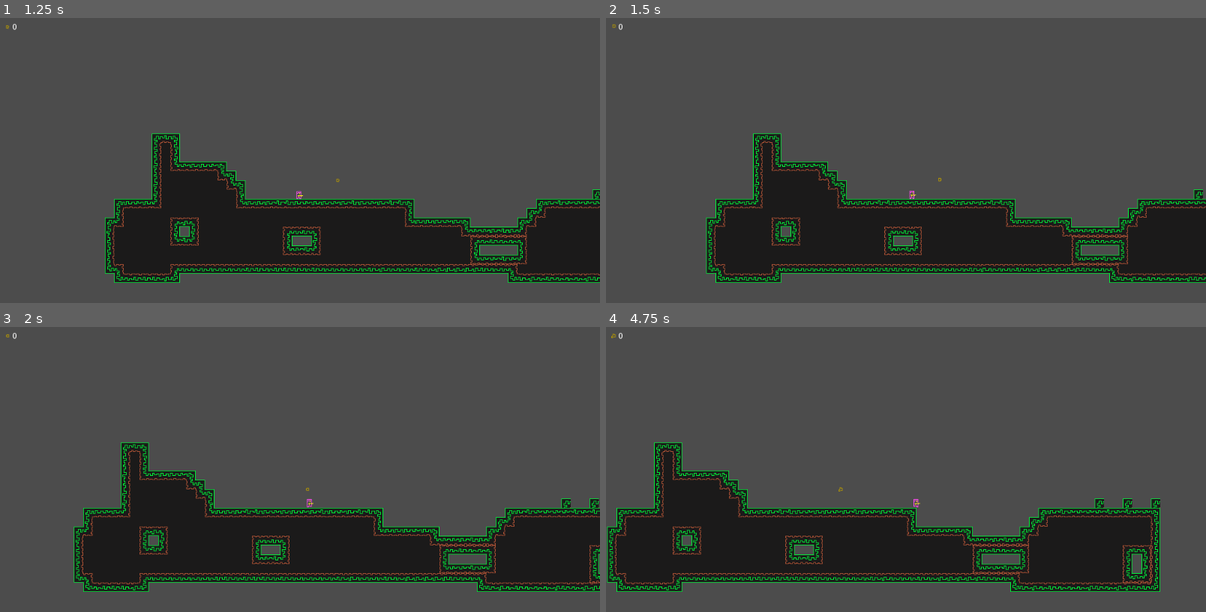
Above: before the commit, frames 1-4 (two rows, left to right).
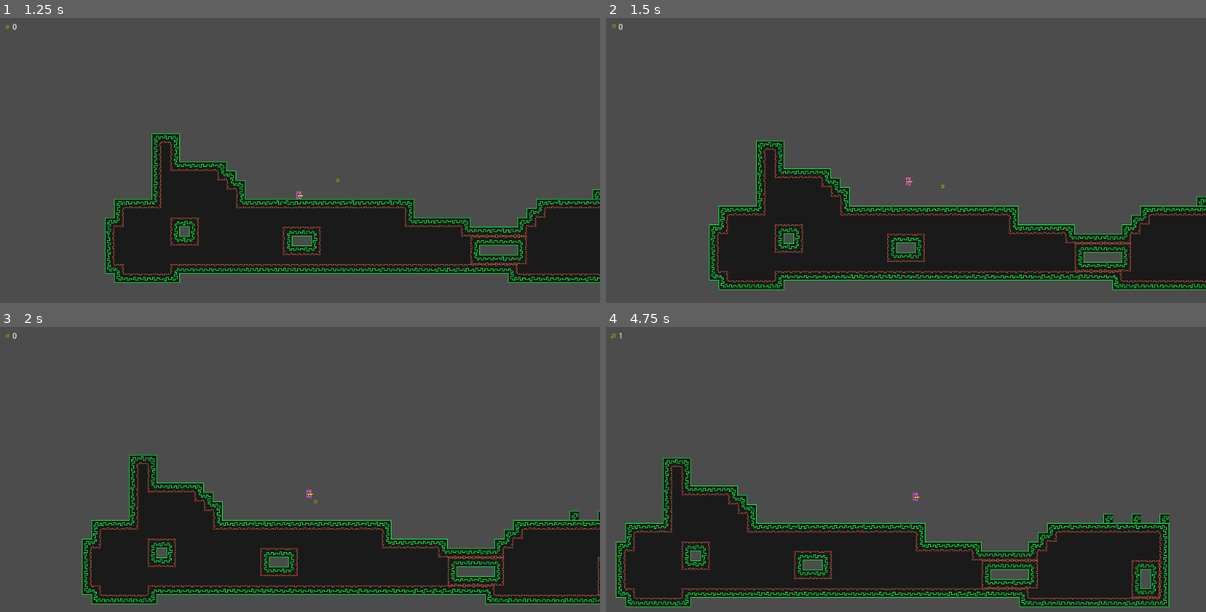
Above: after the commit, the same moments.

Repository: buksabrina/platform-game
Game: Godot game, scene res://source/Main.tscn
Two runs of this game, one before a commit and one after it. Both use one fixed random seed, a clock stepped at 60 frames per second and the inputs below. Sound files missing from this copy of the repository are replaced by a short silence.
Inputs:
- Up to frame 1 (1.25 s): click "Play" at 0.5 s
- Up to frame 2 (1.5 s): hold D (walk_right) from 1.28 s (still down); tap W (jump, bound only after the commit) at 1.35 s
- Up to frame 3 (2 s): keep holding D (walk_right); tap W (jump, bound only after the commit) at 1.52, 1.82 s
- Up to frame 4 (4.75 s): tap W (jump, bound only after the commit) at 2.1, 2.27, 2.57, 2.85, 3.6, 3.77, 4.07, 4.35, 4.52 s; release D (walk_right) at 2.78 s; hold A (walk_left) 2.78-3.53 s; hold D (walk_right) from 3.53 s (still down)

Frame 1 is identical in both runs. In frame 2, 9.8% of the frame differs, in the area x 16-100%, y 40-96%; in frame 3, 13%; in frame 4, 16%, in the area x 0-94%, y 2-99%.

Commit message:
level 1

Diff:
--- a/project.godot
+++ b/project.godot
@@ -28,17 +28,10 @@
 , Object(InputEventKey,"resource_local_to_scene":false,"resource_name":"","device":0,"alt":false,"shift":false,"control":false,"meta":false,"command":false,"pressed":false,"scancode":16777233,"unicode":0,"echo":false,"script":null)
  ]
 }
-walk_up={
+jump={
 "deadzone": 0.5,
 "events": [ Object(InputEventKey,"resource_local_to_scene":false,"resource_name":"","device":0,"alt":false,"shift":false,"control":false,"meta":false,"command":false,"pressed":false,"scancode":87,"unicode":0,"echo":false,"script":null)
 , Object(InputEventKey,"resource_local_to_scene":false,"resource_name":"","device":0,"alt":false,"shift":false,"control":false,"meta":false,"command":false,"pressed":false,"scancode":16777232,"unicode":0,"echo":false,"script":null)
-, Object(InputEventKey,"resource_local_to_scene":false,"resource_name":"","device":0,"alt":false,"shift":false,"control":false,"meta":false,"command":false,"pressed":false,"scancode":32,"unicode":0,"echo":false,"script":null)
- ]
-}
-walk_down={
-"deadzone": 0.5,
-"events": [ Object(InputEventKey,"resource_local_to_scene":false,"resource_name":"","device":0,"alt":false,"shift":false,"control":false,"meta":false,"command":false,"pressed":false,"scancode":83,"unicode":0,"echo":false,"script":null)
-, Object(InputEventKey,"resource_local_to_scene":false,"resource_name":"","device":0,"alt":false,"shift":false,"control":false,"meta":false,"command":false,"pressed":false,"scancode":16777234,"unicode":0,"echo":false,"script":null)
  ]
 }
 
--- a/source/player.gd
+++ b/source/player.gd
@@ -5,6 +5,8 @@
 var velocity := Vector2.ZERO
 export var walk_speed := 100
 export var jump_speed := 400
+
+export var traction := 0.05
 
 export var gravity := 2000
 
@@ -35,7 +37,9 @@
 		x += walk_speed
 	if is_on_floor() and Input.is_action_just_pressed("jump"):
 		velocity.y -=jump_speed
-	velocity.x=x
+	#velocity.x=x
+	velocity.x=lerp(velocity.x,x,traction)
+	velocity.x += (x-velocity.x)*traction
 	velocity.y+= gravity*delta
 	#position+=velocity*delta
 	velocity = move_and_slide(velocity,Vector2.UP)
